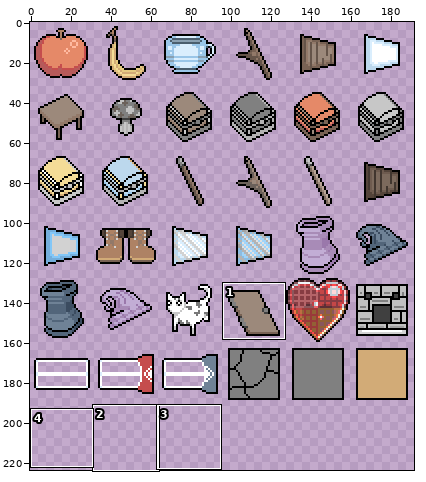
Two versions of one sprite sheet, Game1/Content/img/icons_32.png. Above, an overview of the earlier version with the close-up marked.
Close-up. Before the commit:
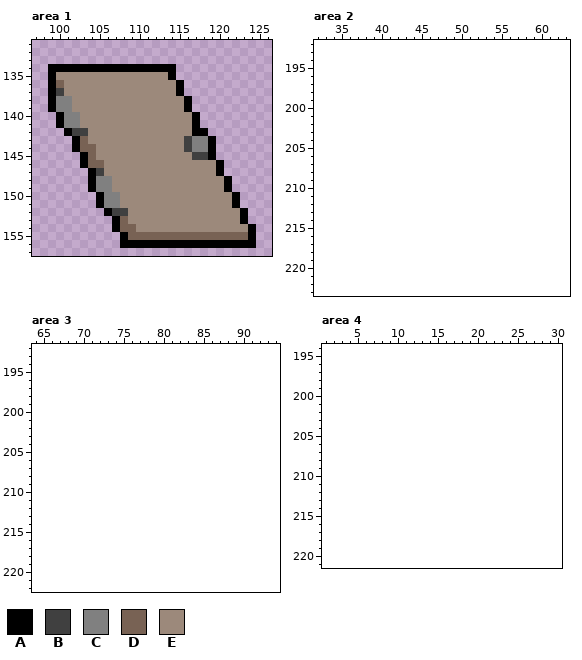
The file is 192x192 pixels. Colours within 5 levels of each other are drawn and written as one. Shown: area 1: x 97..126, y 131..157; area 2: x 32..63, y 192..223; area 3: x 64..94, y 192..222; area 4: x 1..30, y 194..221. The old version is drawn lined up with the new one, on the new canvas.
Palette (. is transparent): A #000000  B #404040  C #808080  D #786254  E #9c897b
Pixels before, area 1, first column x 99:
134 AAAAAAAAAAAAAAAA..........
135 AEEEEEEEEEEEEEEA..........
136 ADEEEEEEEEEEEEEEA.........
137 ABEEEEEEEEEEEEEEA.........
138 ACCEEEEEEEEEEEEEEA........
139 ACCEEEEEEEEEEEEEEA........
140 .ACCEEEEEEEEEEEEEEA.......
141 .ACCEEEEEEEEEEEEEEA.......
142 ..ABBEEEEEEEEEEEEEAA......
143 ...ADEEEEEEEEEEEEBCCA.....
144 ...ADDEEEEEEEEEEEBCCA.....
145 ....ADEEEEEEEEEEEEBBA.....
146 ....ADDEEEEEEEEEEEEEEA....
147 .....ABEEEEEEEEEEEEEEA....
148 .....ACCEEEEEEEEEEEEEEA...
149 .....ACCEEEEEEEEEEEEEEA...
150 ......ACCEEEEEEEEEEEEEEA..
151 ......ACCEEEEEEEEEEEEEEA..
152 .......ABBEEEEEEEEEEEEEEA.
153 ........ADEEEEEEEEEEEEEEA.
154 ........ADDEEEEEEEEEEEEEEA
155 .........ADDDDDDDDDDDDDDDA
156 .........AAAAAAAAAAAAAAAAA
After the commit:
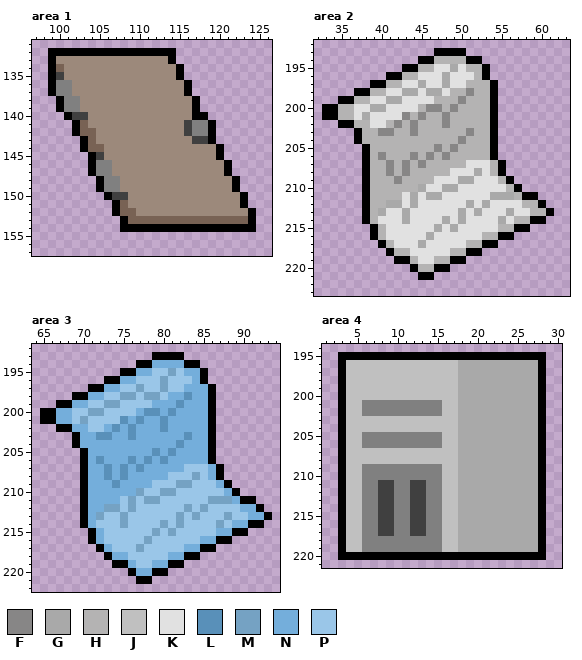
Colours new in this view: F #878686  G #a9a9a9  H #b4b3b3  J #c0c0c0  K #e1e1e1  L #5990b9  M #75a2c3  N #74aedb  P #9ac6e8
The edit:
canvas 192x192 -> 192x224
Changed rows in their new state; - is an unchanged pixel.
Area 1:
first column x 99:
132 AAAAAAAAAAAAAAAA----------
133 AEEEEEEEEEEEEEEA----------
134 -DEEEEEEEEEEEEEEA---------
135 -B-------------EA---------
136 -CC-------------EA--------
137 -CC-------------EA--------
138 .A-C-------------EA-------
139 .A-C-------------EA-------
140 -.ABB--------------A------
141 -..AD------------BCCA-----
142 --.ADD-----------BCCA-----
143 ---.AD-----------EBB------
144 ---.A-D----------EEEEA----
145 ----.AB-----------EEEA----
146 ----.ACC-------------EA---
147 ------CC-------------EA---
148 -----.A-C-------------EA--
149 -----.A-C-------------EA--
150 ------.ABB-------------EA-
151 ------..AD-------------EA-
152 -------.ADD-------------EA
153 --------.ADDDDDDDDDDDDDDDA
154 --------.AAAAAAAAAAAAAAAA-
155 ---------.................
156 ---------.................
Area 2:
first column x 33:
193 --------------AAAA-----------
194 ------------AAHHHHAA---------
195 ----------AAHHKKGKHHA--------
196 --------AAHHKKKGKKKHA--------
197 ------AAHHKKGKKGKKHHHA-------
198 ----AAHHKKGGKGGKHHFHHA-------
199 --AAHHKKGGKKKKHHHFHHHA-------
200 AAHHKKGGKKKKHFFHFHHHHA-------
201 AAHHKGKKKKFHFHHFHHHHHA-------
202 --AAHHKKHFHFHHHFHHHHHA-------
203 ----AHHFFHHFHHHHHHFHHA-------
204 ----AHHHHHHHHHHHHFHHHA-------
205 -----AHHHHHHHHFHFHHHHA-------
206 -----AHFHHHFHFHFHHHHHA-------
207 -----AHHFHFHFHHHHHKKKHA------
208 -----AHHFHFHHHHHKKKGKHA------
209 -----AHHHFHHHHKKKGGKKKHA-----
210 -----AHHHHHHGKKGGKKKKKKHA----
211 -----AHHHHKGKGGKKKKKKGGGHAA--
212 -----AHHGGKGKKKKKKGKGKKKKHHA-
213 -----AHGKKGKKKKKKGKGKKKGKKHHA
214 -----AHKKKGKKKKGKGKKKKGKHHAA-
215 ------AHKKKKKKGKGKKKKKHHAA---
216 ------AHKKKKKGKKKKKKHHAA-----
217 -------AHKKKGKKKKKHHAA-------
218 --------AHHKKKKKHHAA---------
219 ---------AAHKKHHAA-----------
220 -----------AHHAA-------------
221 ------------AA---------------
Area 3:
first column x 65:
193 --------------AAAA-----------
194 ------------AANNNNAA---------
195 ----------AANNPPMPNNA--------
196 --------AANNPPPMPPPNA--------
197 ------AANNPPMPPMPPNNNA-------
198 ----AANNPPMMPMMPNNLNNA-------
199 --AANNPPMMPPPPNNNLNNNA-------
200 AANNPPMMPPPPNLLNLNNNNA-------
201 AANNPMPPPPLNLNNLNNNNNA-------
202 --AANNPPNLNLNNNLNNNNNA-------
203 ----ANNLLNNLNNNNNNLNNA-------
204 ----ANNNNNNNNNNNNLNNNA-------
205 -----ANNNNNNNNLNLNNNNA-------
206 -----ANLNNNLNLNLNNNNNA-------
207 -----ANNLNLNLNNNNNPPPNA------
208 -----ANNLNLNNNNNPPPMPNA------
209 -----ANNNLNNNNPPPMMPPPNA-----
210 -----ANNNNNNMPPMMPPPPPPNA----
211 -----ANNNNPMPMMPPPPPPMMMNAA--
212 -----ANNMMPMPPPPPPMPMPPPPNNA-
213 -----ANMPPMPPPPPPMPMPPPMPPNNA
214 -----ANPPPMPPPPMPMPPPPMPNNAA-
215 ------ANPPPPPPMPMPPPPPNNAA---
216 ------ANPPPPPMPPPPPPNNAA-----
217 -------ANPPPMPPPPPNNAA-------
218 --------ANNPPPPPNNAA---------
219 ---------AANPPNNAA-----------
220 -----------ANNAA-------------
221 ------------AA---------------
Area 4:
first column x 3:
195 AAAAAAAAAAAAAAAAAAAAAAAAAA
196 AJJJJJJJJJJJJJJGGGGGGGGGGA
197 AJJJJJJJJJJJJJJGGGGGGGGGGA
198 AJJJJJJJJJJJJJJGGGGGGGGGGA
199 AJJJJJJJJJJJJJJGGGGGGGGGGA
200 AJJJJJJJJJJJJJJGGGGGGGGGGA
201 AJJCCCCCCCCCCJJGGGGGGGGGGA
202 AJJCCCCCCCCCCJJGGGGGGGGGGA
203 AJJJJJJJJJJJJJJGGGGGGGGGGA
204 AJJJJJJJJJJJJJJGGGGGGGGGGA
205 AJJCCCCCCCCCCJJGGGGGGGGGGA
206 AJJCCCCCCCCCCJJGGGGGGGGGGA
207 AJJJJJJJJJJJJJJGGGGGGGGGGA
208 AJJJJJJJJJJJJJJGGGGGGGGGGA
209 AJJCCCCCCCCCCJJGGGGGGGGGGA
210 AJJCCCCCCCCCCJJGGGGGGGGGGA
211 AJJCCBBCCBBCCJJGGGGGGGGGGA
212 AJJCCBBCCBBCCJJGGGGGGGGGGA
213 AJJCCBBCCBBCCJJGGGGGGGGGGA
214 AJJCCBBCCBBCCJJGGGGGGGGGGA
215 AJJCCBBCCBBCCJJGGGGGGGGGGA
216 AJJCCBBCCBBCCJJGGGGGGGGGGA
217 AJJCCBBCCBBCCJJGGGGGGGGGGA
218 AJJCCCCCCCCCCJJGGGGGGGGGGA
219 AJJCCCCCCCCCCJJGGGGGGGGGGA
220 AAAAAAAAAAAAAAAAAAAAAAAAAA
Boxes around the changes in both close-ups, in picture pixels (x1, y1, x2, y2):
changed: (48, 48, 256, 248)
added: (322, 48, 554, 280)
added: (40, 352, 272, 584)
added: (338, 352, 546, 560)
